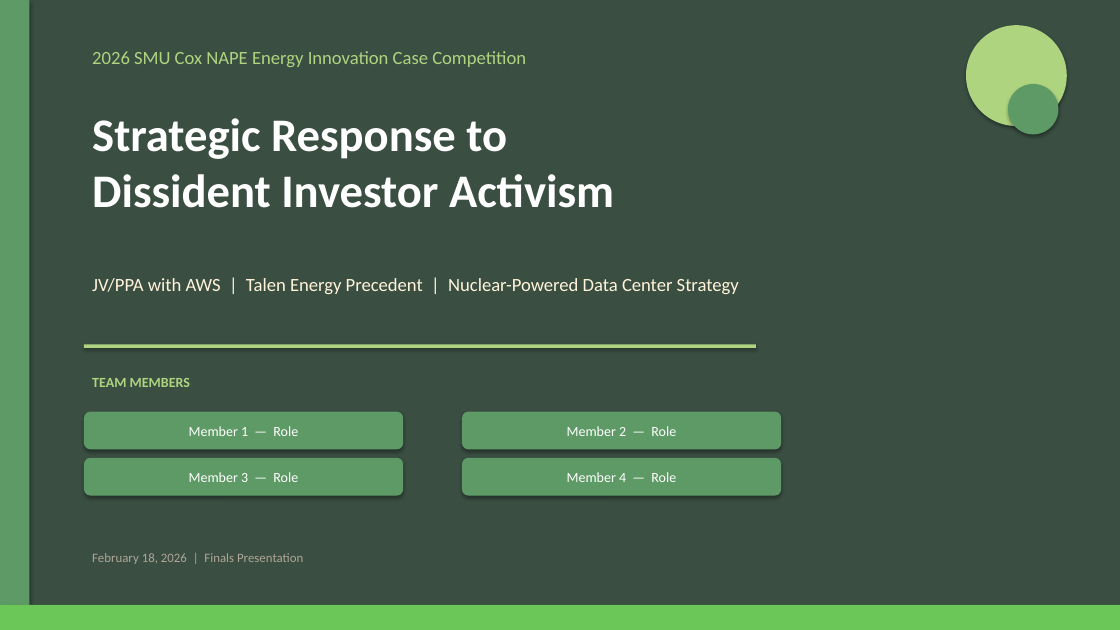
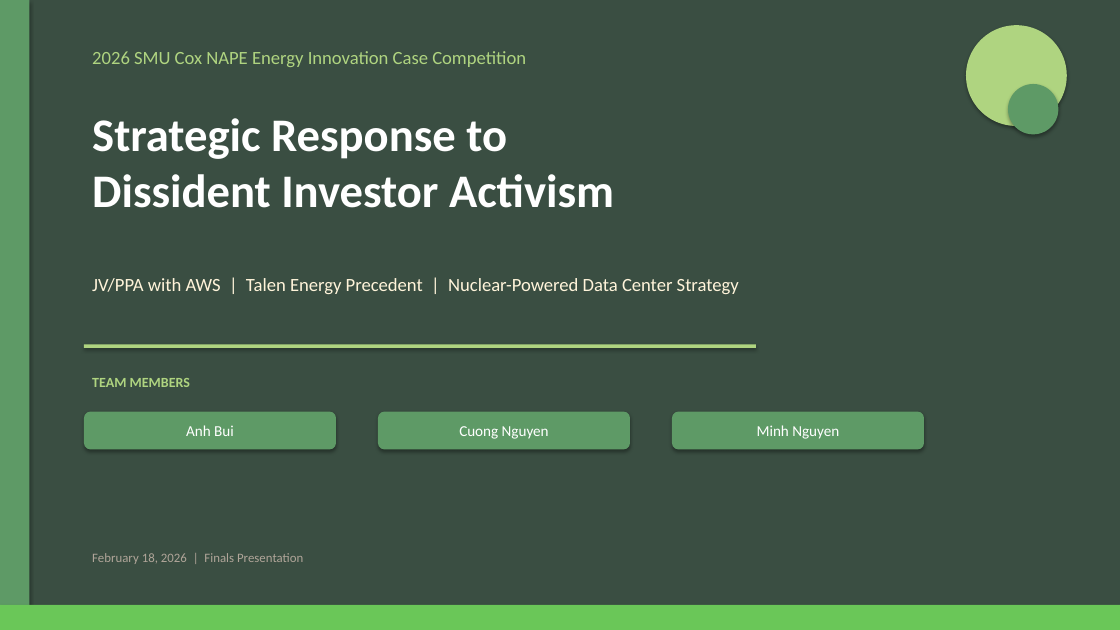
Before and after one commit to Anhiune/NAPE_Competition_Case, a slide deck: slide 1 of NAPE_Final_Presentation.pptx. Drawn at 1120x630 pixels with LibreOffice and Linux fonts; fonts in the diff are those of the drawing. Boxes give left, top, right and bottom in pixels: in the first picture for what was removed or moved away, otherwise in the second. Text is boxed around its words. In the diff, an @@ line names an element or a change of style, - is before the commit and + after.

Commit message:
Update team names: Anh Bui, Cuong Nguyen, Minh Nguyen

```diff
--- a/NAPE_Final_Presentation.pptx
+++ b/NAPE_Final_Presentation.pptx
@@ rounded rectangle "Anh Bui": place and size @@
-rounded rectangle "Anh Bui" at <box>84,412,403,450</box>
+rounded rectangle "Anh Bui" at <box>84,412,336,450</box>
@@ rounded rectangle "Cuong Nguyen": place and size @@
-rounded rectangle "Cuong Nguyen" at <box>462,412,781,450</box>
+rounded rectangle "Cuong Nguyen" at <box>378,412,630,450</box>
@@ rounded rectangle added at <box>672,412,924,450</box>, fill #5E9A66, 13 pt, text #FFFFFF @@
+Minh Nguyen
@@ text in rounded rectangle at <box>186,425,234,436</box>: text changed; size 12 to 13 pt @@
-Member 1 — Role
+Anh Bui
@@ text in rounded rectangle at <box>459,426,549,439</box>: text changed; size 12 to 13 pt @@
-Member 2 — Role
+Cuong Nguyen
@@ rounded rectangle removed at <box>84,458,403,496</box> @@
-Member 3 — Role
@@ rounded rectangle removed at <box>462,458,781,496</box> @@
-Member 4 — Role
```
Also in this commit, not shown: 1 other file.
